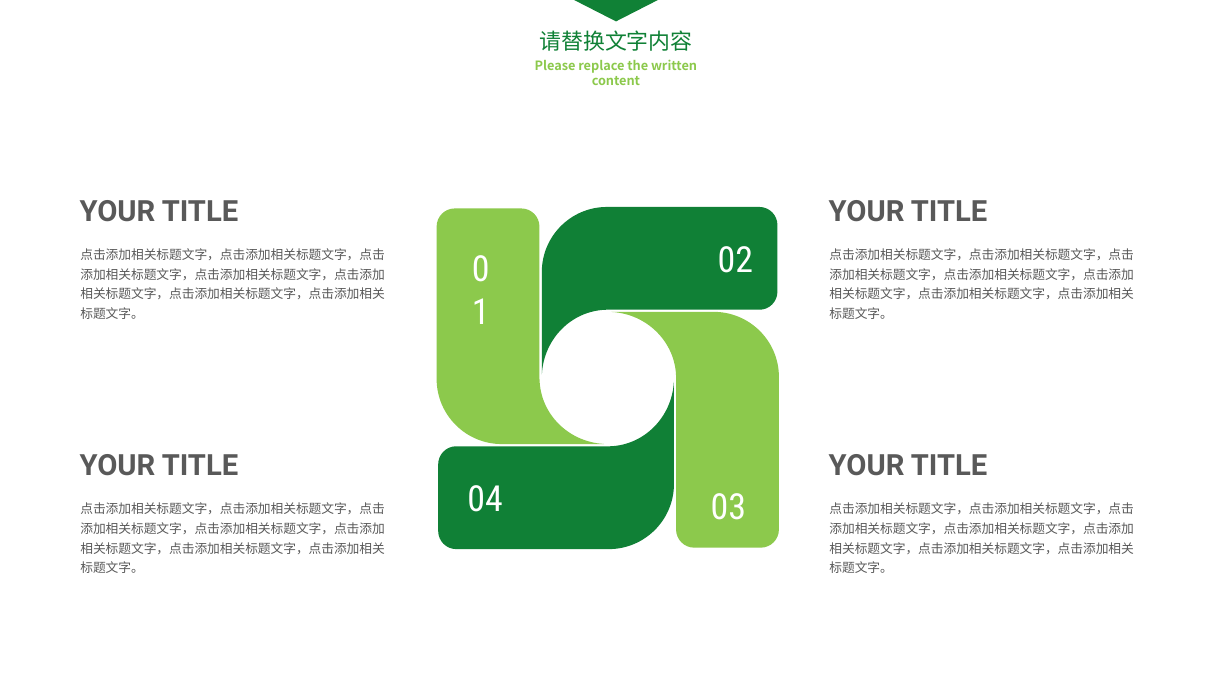
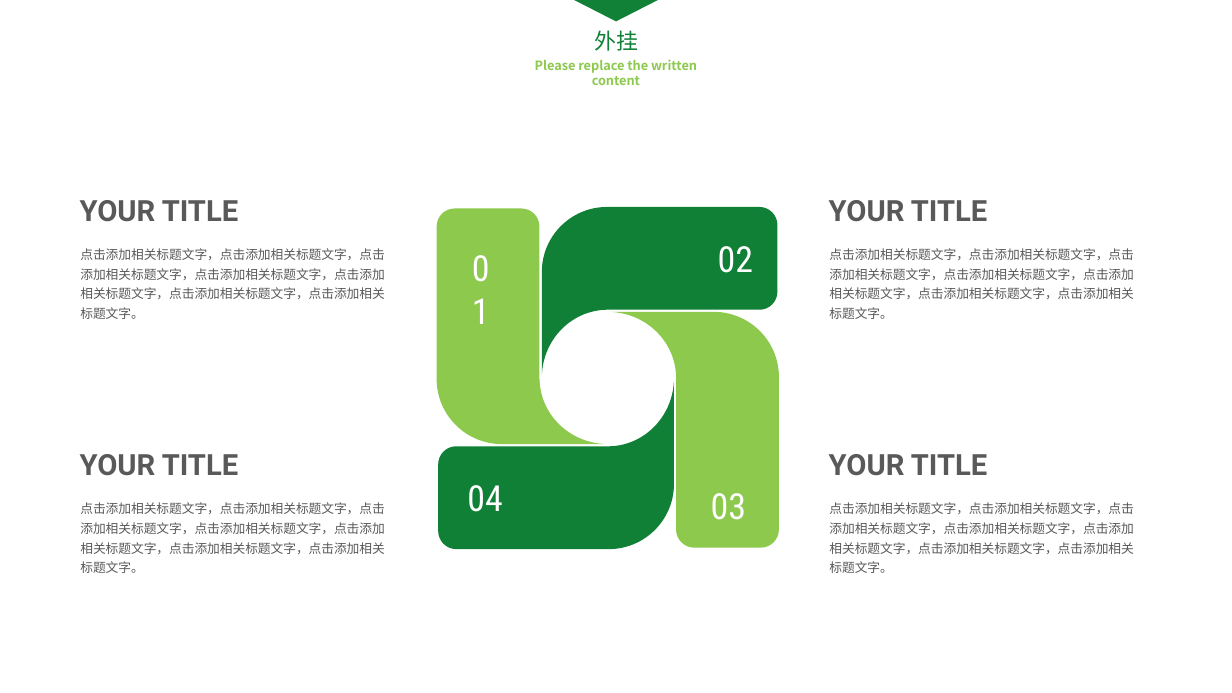
Before and after one commit to qiyer/ApplePayDemo, a slide deck: slide 11 of Pay_PPT/Apple_Pay.pptx. Drawn at 1232x693 pixels with LibreOffice and Linux fonts; fonts in the diff are those of the drawing. Boxes give left, top, right and bottom in pixels: in the first picture for what was removed or moved away, otherwise in the second. Text is boxed around its words. In the diff, an @@ line names an element or a change of style, - is before the commit and + after.

```diff
--- a/Pay_PPT/Apple_Pay.pptx
+++ b/Pay_PPT/Apple_Pay.pptx
@@ text at [594,30,638,51]: text changed @@
-请替换文字内容
+外挂
```
Also in this commit, not shown: 1 other slide changed, 1 slide added, 6 slides removed, 1 other file.
